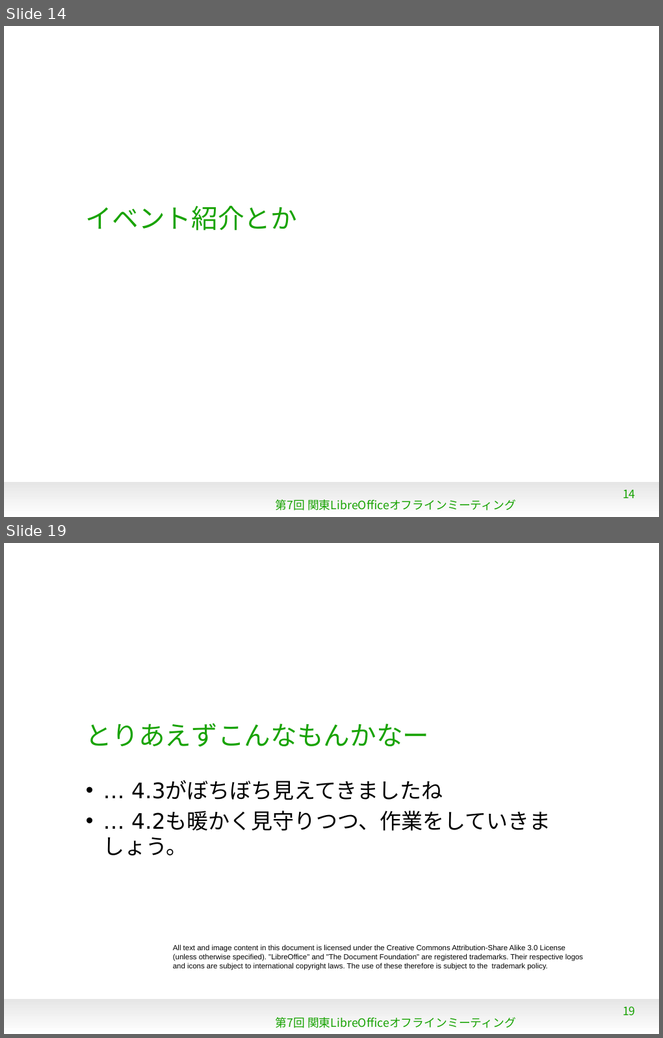
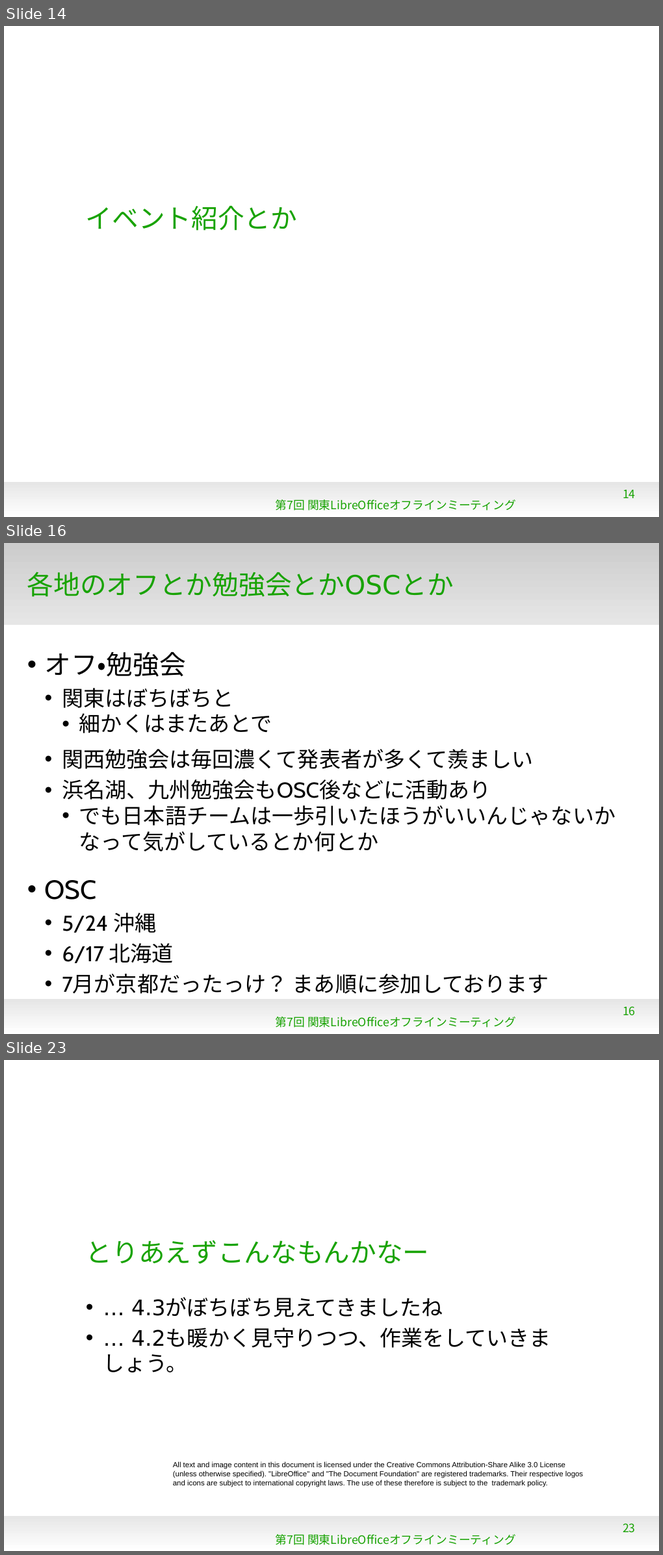
Before and after one commit to naruoga/KantoLibreOffice, a slide deck: May2014/201405news.odp. Shown one above the other, each under a label of ours: slides 14 and 19 before the commit, slides 14, 16 and 23 after it; the slides between them are not shown. The pictures are 663x1038 and 663x1555 pixels, drawn with LibreOffice and Linux fonts; fonts in the diff are those of the drawing; background and template pictures are left out. Boxes give left, top, right and bottom in pixels: in the first picture for what was removed or moved away, otherwise in the second. Text is boxed around its words. In the diff, an @@ line names an element or a change of style, - is before the commit and + after.

Commit message:
May2014/201405news.odp - 関東オフの今後について少し書き直し

```diff
--- a/May2014/201405news.odp
+++ b/May2014/201405news.odp
@@ slide 16 added at bbox=[4, 543, 659, 1034], background #FFFFFF; not listed: 1 template element that a slide beside it also shows @@
@@ rectangle added at bbox=[4, 543, 659, 625], fill gradient #CCCCCC to #E6E6E6 @@
@@ title added at bbox=[27, 572, 454, 597], 32 pt, text #18A303 @@
+各地のオフとか勉強会とかOSCとか
@@ text added at bbox=[45, 652, 616, 994], 26 pt, text #000000 @@
+• オフ・勉強会
+  • 関東はぼちぼちと
+    • 細かくはまたあとで
+  • 関西勉強会は毎回濃くて発表者が多くて羨ましい
+  • 浜名湖、九州勉強会もOSC後などに活動あり
+    • でも日本語チームは一歩引いたほうがいいんじゃないかなって気がしているとか何とか
+• OSC
+  • 5/24 沖縄
+  • 6/17 北海道
+  • 7月が京都だったっけ？ まあ順に参加しております
@@ page number added at bbox=[623, 1006, 636, 1016], 14 pt, text #18A303 @@
+16
@@ text added at bbox=[276, 1017, 516, 1028], 14 pt, text #18A303 @@
+第7回 関東LibreOfficeオフラインミーティング
@@ what was slide 19 is now slide 23 @@
@@ page number at bbox=[623, 1523, 636, 1533]: text changed @@
-19
+23
```
Also in this commit, not shown: 13 slides changed, 3 other slides added.
